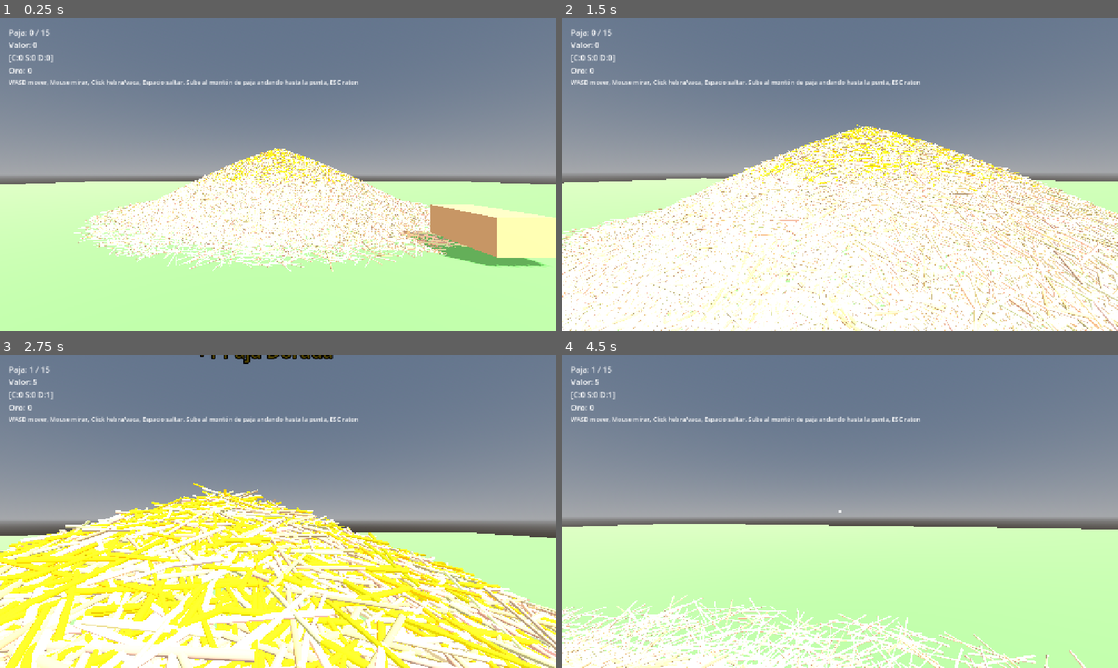
Above: before the commit, frames 1-4 (two rows, left to right).
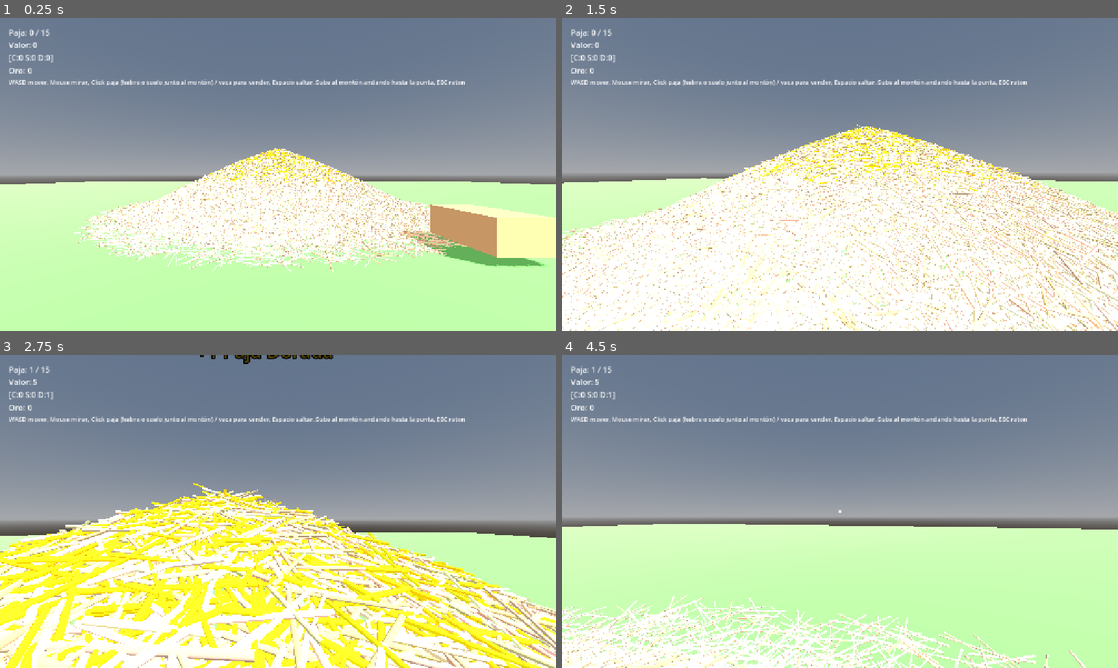
Above: after the commit, the same moments.

Repository: juanfrilopez/pajar
Game: Godot game, scene res://main.tscn
Two runs of this game, one before a commit and one after it. Both use one fixed random seed, a clock stepped at 60 frames per second and the inputs below.
Inputs (mouse positions are in pixels of both pictures, inside the frame that each line leads up to):
- Up to frame 1 (0.25 s): no input
- Up to frame 2 (1.5 s): tap Enter (ui_accept) at 0.5 s; move the mouse to (867, 174) at 0.52 s; hold W (move_forward) from 0.53 s (still down); click (867, 174) at 0.67 s; tap Space (jump) at 0.77 s; move the mouse to (812, 174) at 1.27 s; click (812, 174) at 1.42 s
- Up to frame 3 (2.75 s): keep holding W (move_forward); tap Space (jump) at 1.52 s; move the mouse to (289, 505) at 2.02 s; click (289, 505) at 2.17 s
- Up to frame 4 (4.5 s): keep holding W (move_forward); move the mouse to (834, 517) at 2.77 s; click (834, 517) at 2.92 s; tap Space (jump) at 3.02, 3.77 s; move the mouse to (878, 514) at 3.52 s; click (878, 514) at 3.67 s; move the mouse to (795, 508) at 4.27 s; click (795, 508) at 4.42 s

The runs differ from the first frame. In frame 1, 0.5% of the frame differs, in the area x 19-84%, y 19-22%; in frame 2, 0.5%; in frame 3, 0.5%; in frame 4, 0.6%.

Commit message:
La paja de la falda y de la base de la ladera ya se puede coger
La hitbox del montón (ConvexPolygonShape3D) sólo cubre hasta base_radius
(7.5 m), pero la falda de hebras sueltas se apoya en el suelo hasta
~8.85 m y las hebras de la parte baja de la ladera asoman más allá del
borde: al apuntarlas, el raycast golpeaba el suelo (sin hacer_clic) y no
se recogía nada.

- piramide_paja.gd: el montón se registra en el grupo "pajar" y expone
  punto_dentro_de_zona() (radio ~9.7 m alrededor de la base).
- suelo_click.gd (nuevo): el StaticBody3D del suelo reenvía al montón los
  clics que caen dentro de la zona de recogida; el montón recoge la hebra
  más cercana al impacto con la lógica ya existente.
- main.tscn: script adjunto al suelo y texto de ayuda actualizado.

Sin cambios en físicas ni en el aspecto: el suelo ya era sólido y los
clics a la vaca siguen llegando a la vaca (su cuerpo está delante).

Co-authored-by: arena-agent <297053741+arena-agent@users.noreply.github.com>

Diff:
--- a/pajar-incremental/main.tscn
+++ b/pajar-incremental/main.tscn
@@ -4,6 +4,7 @@
 [ext_resource type="PackedScene" path="res://debug_logger.tscn" id="2_logger"]
 [ext_resource type="Script" uid="uid://cewp3keww1jk4" path="res://jugador.gd" id="3_0xm2m"]
 [ext_resource type="Script" uid="uid://8nndlgdx5kcf" path="res://vaca.gd" id="4_h2yge"]
+[ext_resource type="Script" uid="uid://b4sueloclickpajar1" path="res://suelo_click.gd" id="5_suelo"]
 
 [sub_resource type="PlaneMesh" id="PlaneMesh_ms7w3"]
 size = Vector2(100, 100)
@@ -78,7 +79,7 @@
 [node name="LabelHelp" type="Label" parent="UI/VBoxContainer" unique_id=1314552414]
 layout_mode = 2
 theme_override_font_sizes/font_size = 14
-text = "WASD mover, Mouse mirar, Click hebra/vaca, Espacio saltar. Sube al montón de paja andando hasta la punta, ESC raton"
+text = "WASD mover, Mouse mirar, Click paja (hebra o suelo junto al montón) / vaca para vender, Espacio saltar. Sube al montón andando hasta la punta, ESC raton"
 
 [node name="ColorRect" type="ColorRect" parent="UI" unique_id=959928594]
 custom_minimum_size = Vector2(6, 6)
@@ -102,6 +103,7 @@
 material_override = SubResource("Mat_ground")
 
 [node name="StaticBody3D" type="StaticBody3D" parent="Suelo" unique_id=567446956]
+script = ExtResource("5_suelo")
 collision_layer = 1
 collision_mask = 1
 
--- a/pajar-incremental/piramide_paja.gd
+++ b/pajar-incremental/piramide_paja.gd
@@ -17,7 +17,10 @@
 #      cobertura del núcleo pasa de ~2% a ~99%: los huecos que quedan son de
 #      sombra, no de "se ve el fondo".
 #   3) FALDA de hebras sueltas alrededor de la base para que no se vea la
-#      costura entre el montón y el suelo.
+#      costura entre el montón y el suelo. La falda y las hebras bajas de la
+#      ladera quedan FUERA de la hitbox del montón, así que el suelo dentro
+#      de la zona de recogida también es clickeable: suelo_click.gd reenvía
+#      esos clics a punto_dentro_de_zona() / hacer_clic() de este script.
 #
 # Geometría del montón (sin cambios): perfil r(f) = base_radius*(1-f)^0.8,
 # cóncavo => sólido CONVEXO => un único ConvexPolygonShape3D para caminar y
@@ -72,6 +75,21 @@
 const MOUND_SEGS: int = 20              # Muestras radiales para la colisión
 const SETTLE_RADIUS: float = 0.45       # Radio del "asentamiento" al recoger
 const SETTLE_DEPTH: float = 0.02        # Cuánto se hunde la paja vecina (m)
+const ZONA_EXTRA: float = 0.3           # Margen extra de la zona clickeable del suelo
+
+# --- Zona clickeable del suelo alrededor de la base ---
+# La hitbox del montón (ConvexPolygonShape3D) sólo cubre hasta base_radius,
+# pero la falda de hebras sueltas llega hasta base_radius*SKIRT_OUTER y las
+# hebras de la base de la ladera asoman media longitud más allá del borde.
+# Esos clics morían en el suelo sin recoger nada. Para arreglarlo, el suelo
+# (suelo_click.gd) nos reenvía los clics que caen dentro de esta zona y aquí
+# se recoge la hebra más cercana al impacto, igual que en la ladera.
+func punto_dentro_de_zona(world_pos: Vector3) -> bool:
+	var local: Vector3 = to_local(world_pos)
+	if local.y < -0.6 or local.y > 0.6:
+		return false
+	var r_horizontal: float = Vector2(local.x, local.z).length()
+	return r_horizontal <= base_radius * SKIRT_OUTER + STRAW_LEN_MAX * 0.5 + ZONA_EXTRA
 
 enum StrawTier {
 	TIER_1_COMMON = 0,
@@ -144,6 +162,9 @@
 const _pile_click_script = preload("res://pile_click.gd")
 
 func _ready():
+	# suelo_click.gd nos busca por grupo para reenviarnos los clics del suelo
+	add_to_group("pajar")
+
 	if has_node("Straws"):
 		straws_container = $Straws
 	else:
--- /dev/null
+++ b/pajar-incremental/suelo_click.gd
@@ -0,0 +1,23 @@
+extends StaticBody3D
+# El suelo alrededor del montón también es clickeable.
+#
+# Problema que resuelve: la hitbox del montón (ConvexPolygonShape3D) sólo
+# cubre hasta base_radius, pero la falda de hebras sueltas se apoya en el
+# suelo hasta base_radius*SKIRT_OUTER (~8.85 m) y las hebras de la parte
+# baja de la ladera asoman media longitud más allá del borde del montón.
+# Antes, al apuntar a esa paja el raycast golpeaba el suelo (sin hacer_clic)
+# y no pasaba nada: parecía que "se salía de la hitbox".
+#
+# Este script reenvía al montón los clics que caen dentro de su zona de
+# recogida; el montón ya se encarga de coger la hebra más cercana al impacto.
+# No añade física nueva (el suelo ya era sólido) ni roba clics a la vaca:
+# el raycast golpea el cuerpo de la vaca antes que el suelo.
+
+func hacer_clic(jugador, hit_pos: Vector3 = Vector3.ZERO) -> void:
+	if hit_pos == Vector3.ZERO:
+		return
+	for pile in get_tree().get_nodes_in_group("pajar"):
+		if pile.has_method("punto_dentro_de_zona") and pile.punto_dentro_de_zona(hit_pos):
+			if pile.has_method("hacer_clic"):
+				pile.hacer_clic(jugador, hit_pos)
+			return
Not shown, added: pajar-incremental/suelo_click.gd.uid
Not shown, changed: pajar-incremental/README_PIRAMIDE.md
